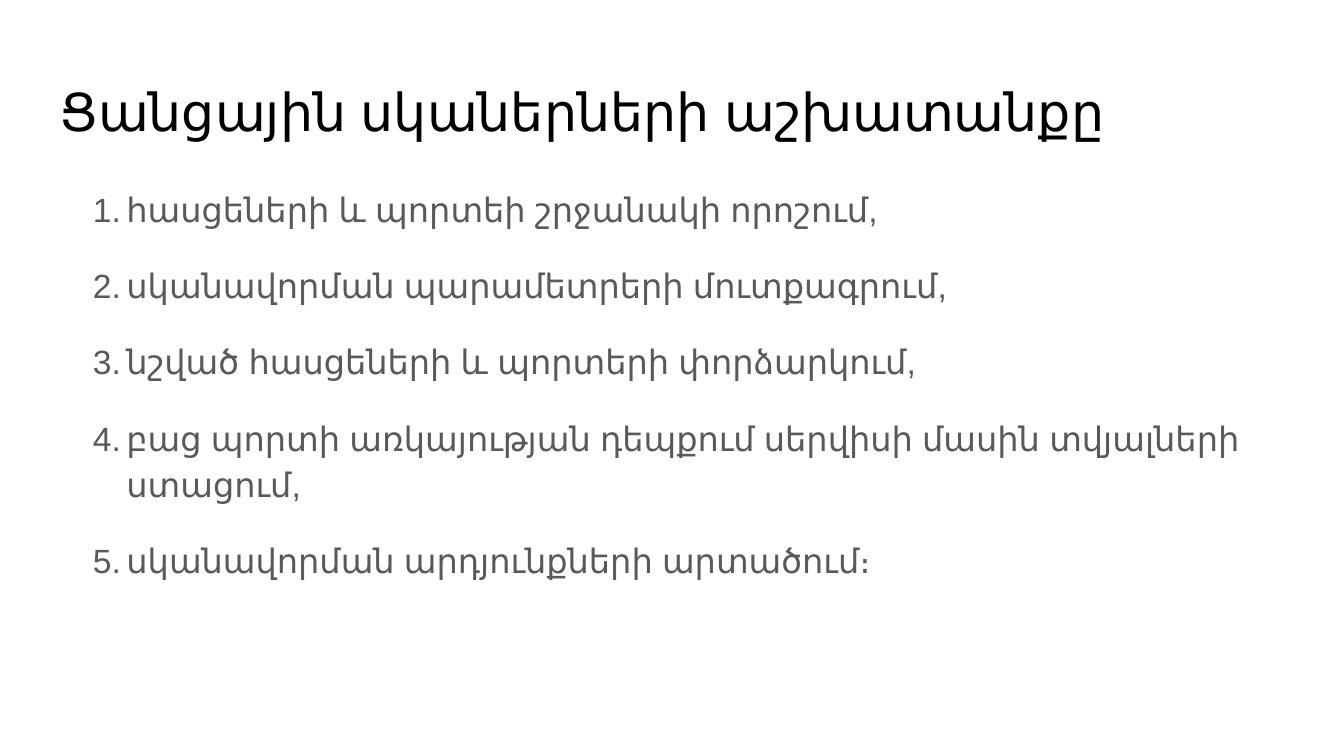
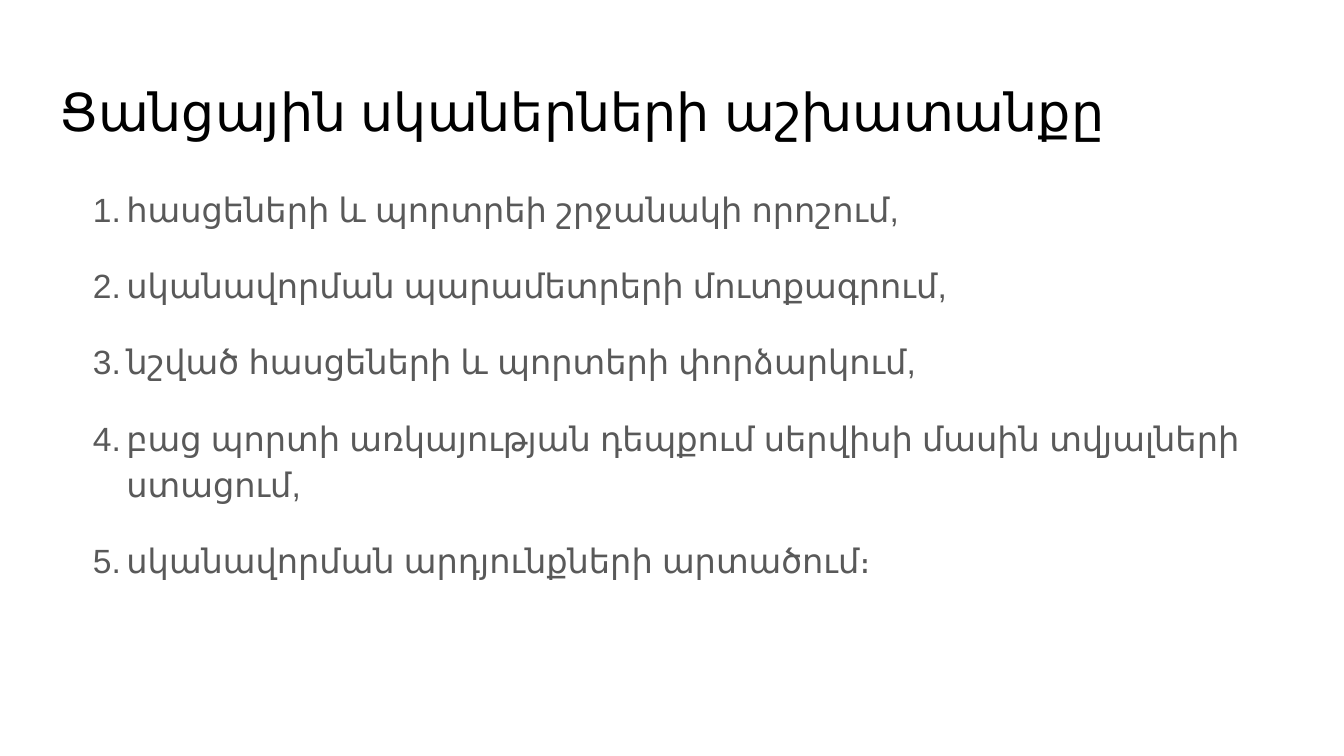
Before and after one commit to axper/lmap, a slide deck: slide 7 of tex/2016/presentation/presentation.pptx. Drawn at 1344x756 pixels with LibreOffice and Linux fonts; fonts in the diff are those of the drawing. Boxes give left, top, right and bottom in pixels: in the first picture for what was removed or moved away, otherwise in the second. Text is boxed around its words. In the diff, an @@ line names an element or a change of style, - is before the commit and + after.

```diff
--- a/tex/2016/presentation/presentation.pptx
+++ b/tex/2016/presentation/presentation.pptx
@@ text at bbox=[126, 196, 890, 229]: text changed @@
-1. հասցեների և պորտեի շրջանակի որոշում,
+1. հասցեների և պորտրեի շրջանակի որոշում,
```
Also in this commit, not shown: 6 other slides changed, 6 slides added, 2 other files.
